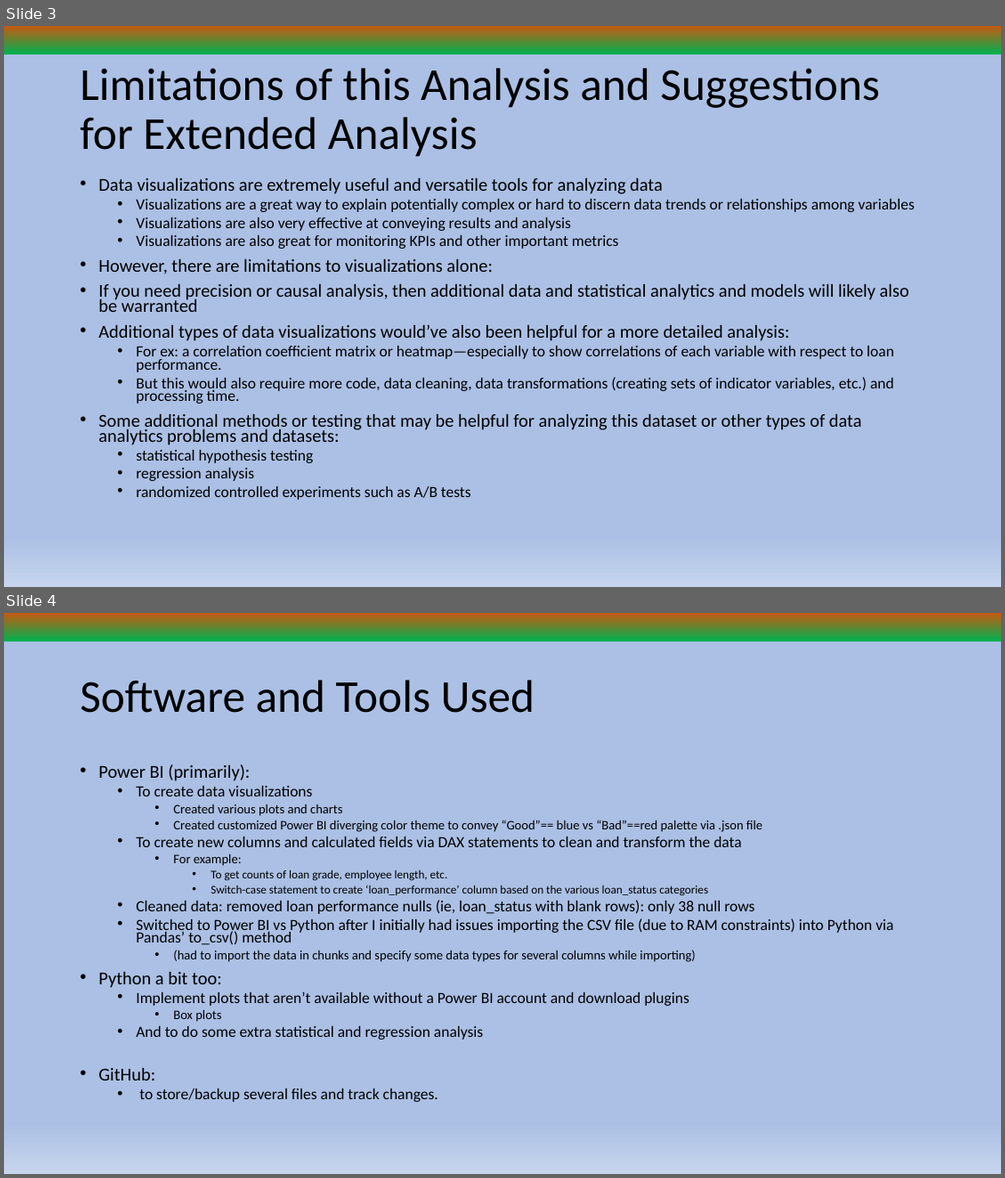
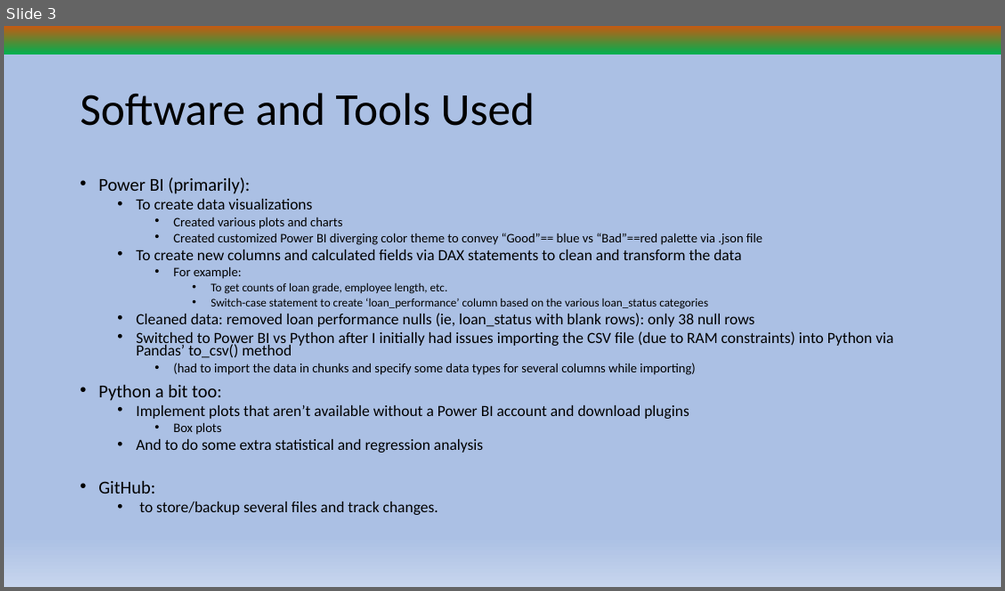
Before and after one commit to Kallen113/lending-data-analysis, a slide deck: Data Analysis Project for Nulnet March 2024.pptx. Shown one above the other, each under a label of ours: slides 3 and 4 before the commit, slide 3 after it. The pictures are 1005x1178 and 1005x591 pixels, drawn with LibreOffice and Linux fonts; fonts in the diff are those of the drawing. Boxes give left, top, right and bottom in pixels: in the first picture for what was removed or moved away, otherwise in the second. Text is boxed around its words. In the diff, an @@ line names an element or a change of style, - is before the commit and + after.

Commit message:
Updated powerpoint file
Updated powerpoint file

```diff
--- a/Data Analysis Project for Nulnet March 2024.pptx
+++ b/Data Analysis Project for Nulnet March 2024.pptx
@@ slide 3 removed at [4,26,1001,587], background gradient #C55A11 to #00B050 to #ABC0E4 to #C7D5ED @@
@@ title removed at [80,68,880,157] @@
-Limitations of this Analysis and Suggestions for Extended Analysis
@@ text removed at [98,178,914,499] @@
-• Data visualizations are extremely useful and versatile tools for analyzing data
-  • Visualizations are a great way to explain potentially complex or hard to discern data trends or relationships among variables
-  • Visualizations are also very effective at conveying results and analysis
-  • Visualizations are also great for monitoring KPIs and other important metrics
-• However, there are limitations to visualizations alone:
-• If you need precision or causal analysis, then additional data and statistical analytics and models will likely also be warranted
-• Additional types of data visualizations would’ve also been helpful for a more detailed analysis:
-  • For ex: a correlation coefficient matrix or heatmap—especially to show correlations of each variable with respect to loan performance.
-  • But this would also require more code, data cleaning, data transformations (creating sets of indicator variables, etc.) and processing time.
-• Some additional methods or testing that may be helpful for analyzing this dataset or other types of data analytics problems and datasets:
-  • statistical hypothesis testing
-  • regression analysis
-  • randomized controlled experiments such as A/B tests
@@ what was slide 4 is now slide 3 @@
```
